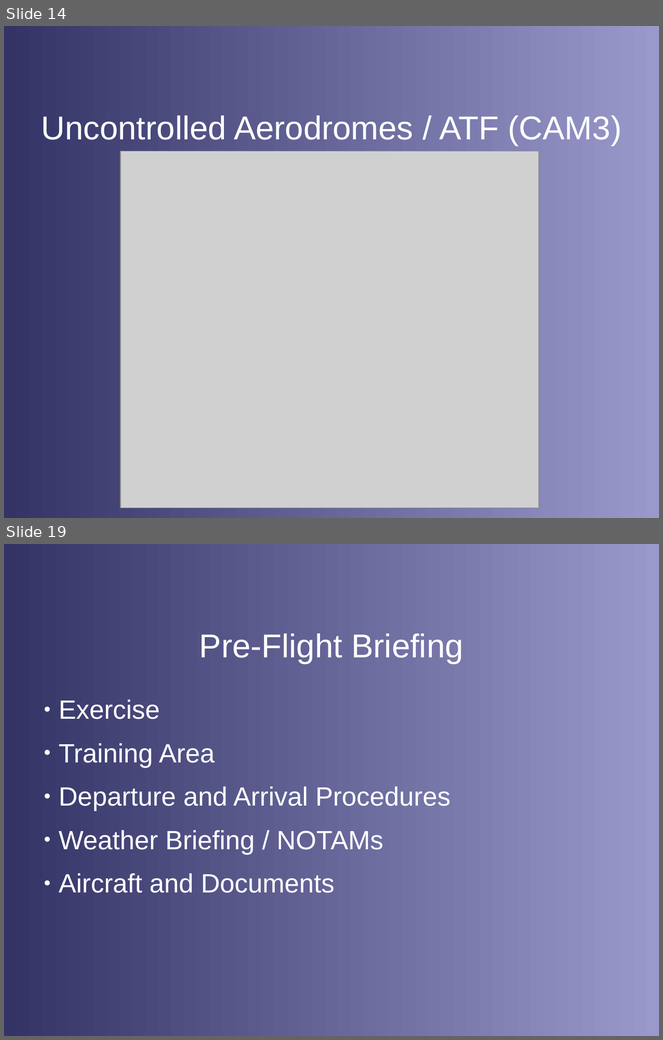
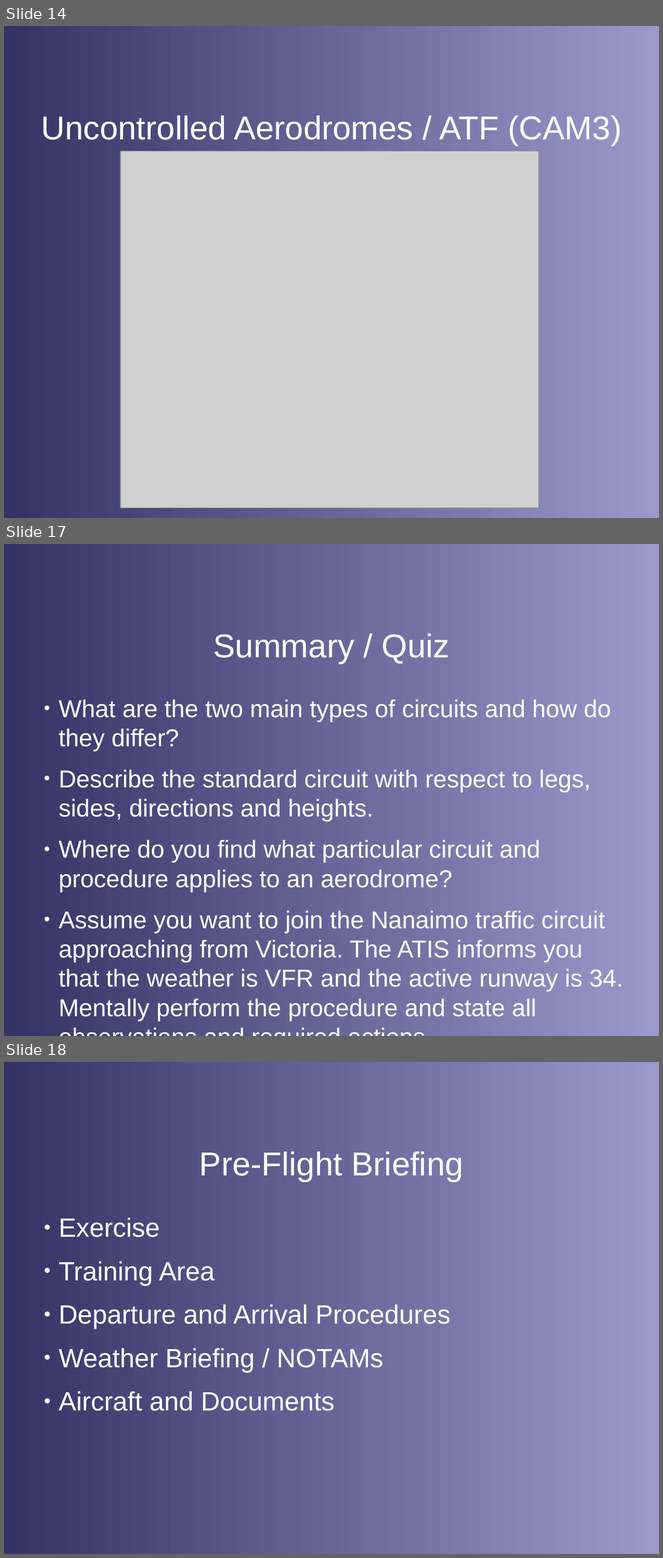
Before and after one commit to stephanheinemann/flight, a slide deck: FI/Circuits/Circuits.odp. Shown one above the other, each under a label of ours: slides 14 and 19 before the commit, slides 14, 17 and 18 after it; the slides between them are not shown. The pictures are 663x1040 and 663x1558 pixels, drawn with LibreOffice and Linux fonts; fonts in the diff are those of the drawing; grey boxes stand for pictures; background and template pictures are left out. Boxes give left, top, right and bottom in pixels: in the first picture for what was removed or moved away, otherwise in the second. Text is boxed around its words. In the diff, an @@ line names an element or a change of style, - is before the commit and + after.

Commit message:
extended circuits presentation

```diff
--- a/FI/Circuits/Circuits.odp
+++ b/FI/Circuits/Circuits.odp
@@ slide 17 added at bbox=[4, 544, 659, 1036], background gradient #333366 to #9999CC @@
@@ title added at bbox=[213, 633, 450, 664], 40 pt, text #FFFFFF @@
+Summary / Quiz
@@ text added at bbox=[59, 699, 623, 1021], 29.6 pt, text #FFFFFF @@
+● What are the two main types of circuits and how do they differ?
+● Describe the standard circuit with respect to legs, sides, directions and heights.
+● Where do you find what particular circuit and procedure applies to an aerodrome?
+● Assume you want to join the Nanaimo traffic circuit approaching from Victoria. The ATIS informs you that the weather is VFR and the active runway is 34. Mentally perform the procedure and state all observations and required actions.
@@ what was slide 19 is now slide 18 @@
```
Also in this commit, not shown: 4 slides changed, 1 other slide added, 2 slides removed, 4 other files.
